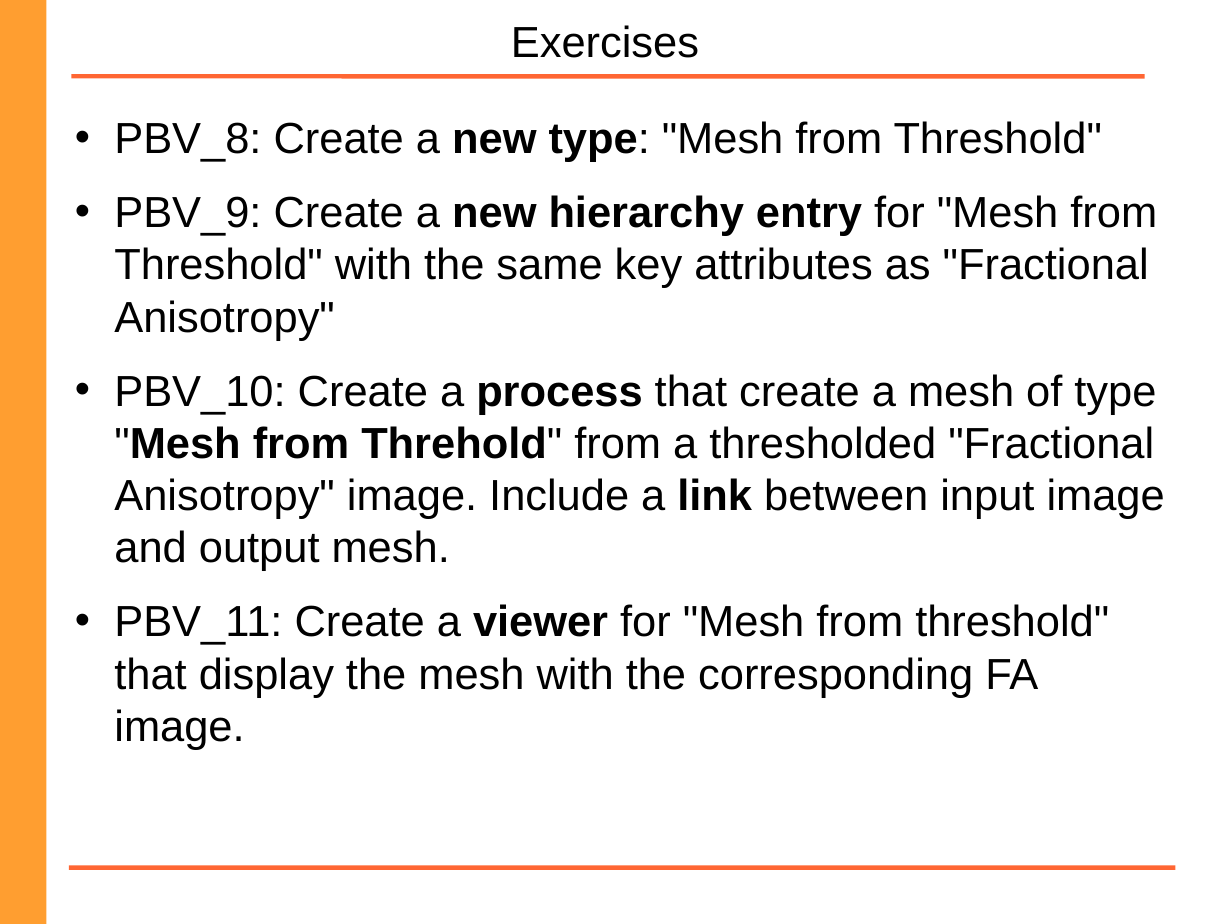
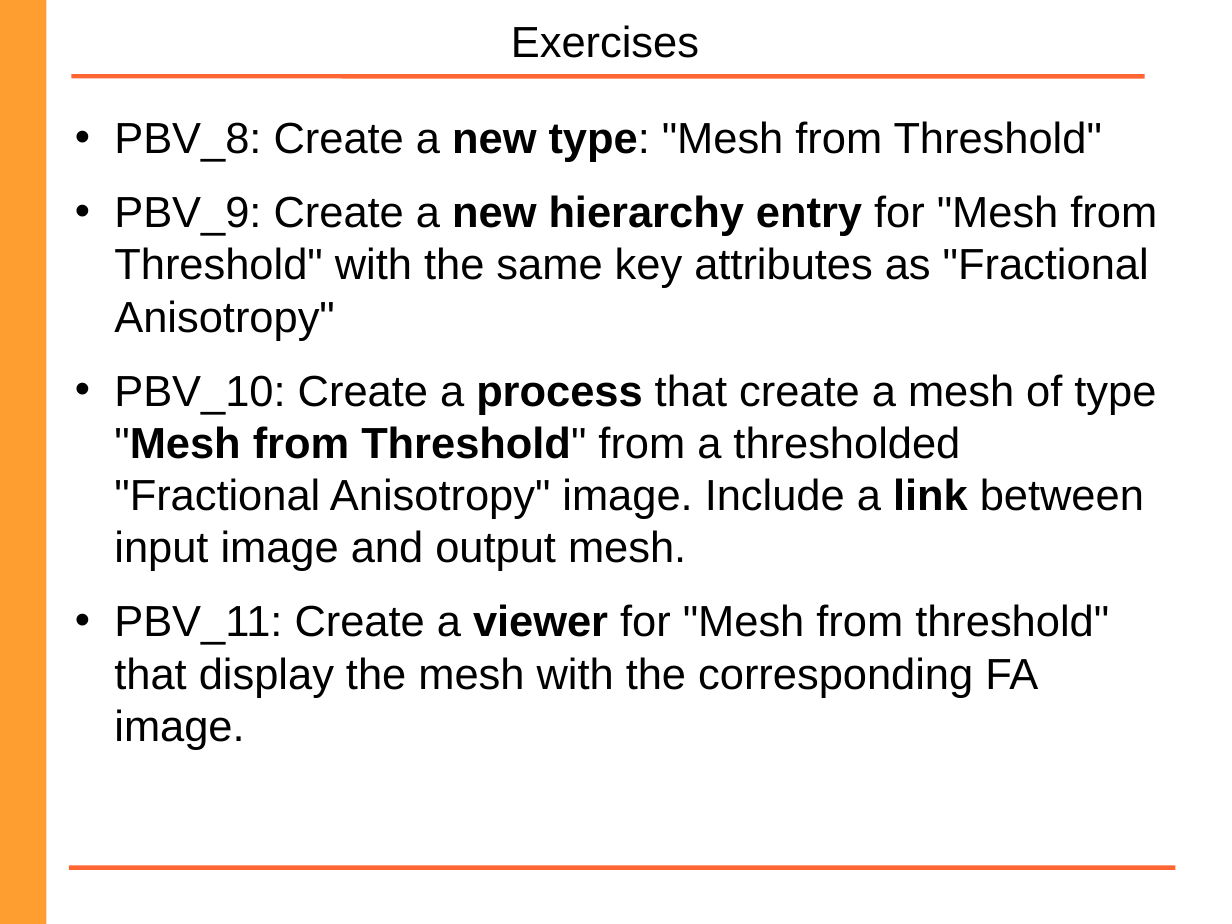
Before and after one commit to brainvisa/axon, a slide deck: slide 33 of doc/Programming_with_brainvisa.odp. Drawn at 1232x924 pixels with LibreOffice and Linux fonts; fonts in the diff are those of the drawing; background and template pictures are left out. Boxes give left, top, right and bottom in pixels: in the first picture for what was removed or moved away, otherwise in the second. Text is boxed around its words. In the diff, an @@ line names an element or a change of style, - is before the commit and + after.

```diff
--- a/doc/Programming_with_brainvisa.odp
+++ b/doc/Programming_with_brainvisa.odp
@@ text at <box>114,374,1156,571</box>: text changed @@
-• PBV_10: Create a process that create a mesh of type "Mesh from Threhold" from a thresholded "Fractional Anisotropy" image. Include a link between input image and output mesh.
+• PBV_10: Create a process that create a mesh of type "Mesh from Threshold" from a thresholded "Fractional Anisotropy" image. Include a link between input image and output mesh.
```
Also in this commit, not shown: 20 other slides changed, 2 slides added, 1 other file.
